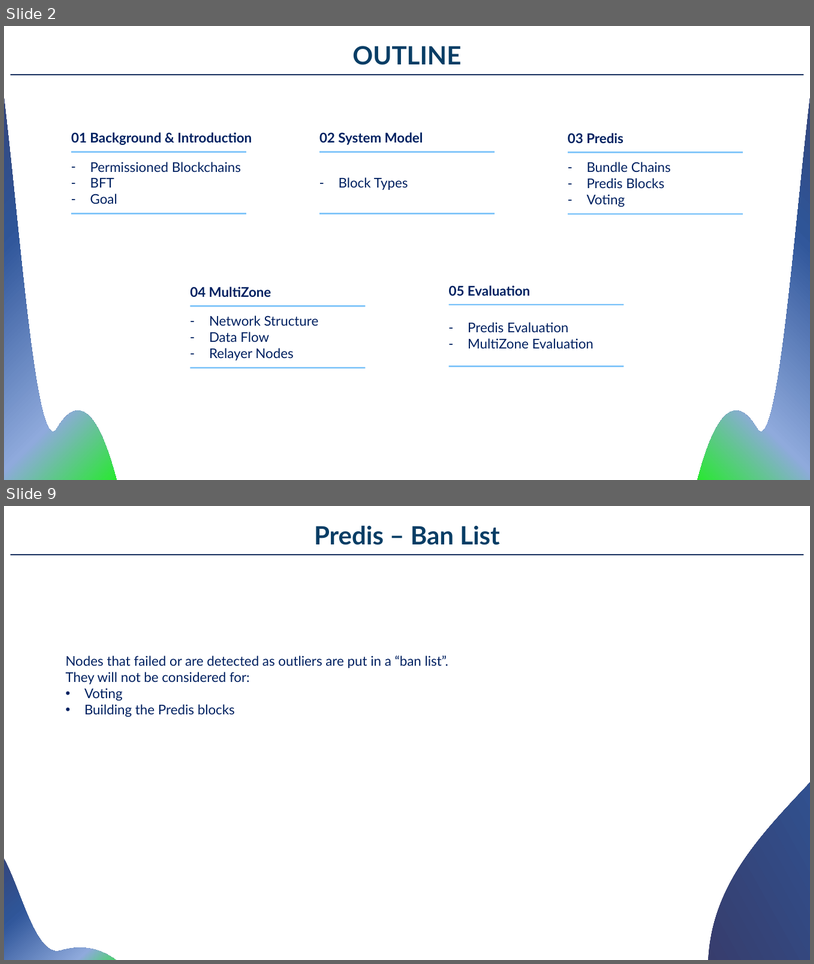
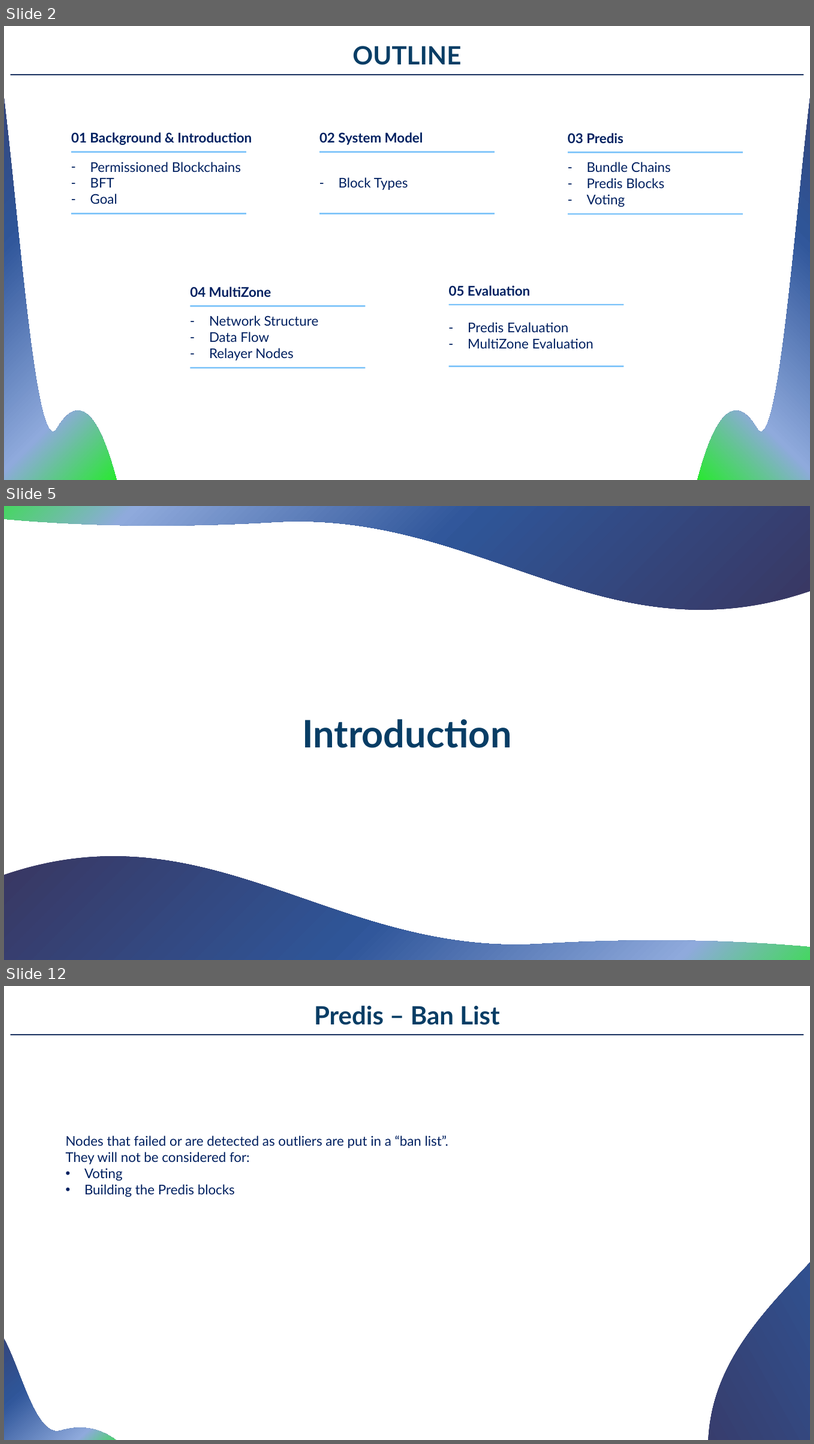
Before and after one commit to MerloSimone/DistributedSystems, a slide deck: PresentationDS.pptx. Shown one above the other, each under a label of ours: slides 2 and 9 before the commit, slides 2, 5 and 12 after it; the slides between them are not shown. The pictures are 814x964 and 814x1444 pixels, drawn with LibreOffice and Linux fonts; fonts in the diff are those of the drawing. Boxes give left, top, right and bottom in pixels: in the first picture for what was removed or moved away, otherwise in the second. Text is boxed around its words. In the diff, an @@ line names an element or a change of style, - is before the commit and + after.

```diff
--- a/PresentationDS.pptx
+++ b/PresentationDS.pptx
@@ slide 5 added at (4,506,810,960), background #FFFFFF @@
@@ freeform shape added at (4,506,810,609), fill gradient #393762 to #2F5597 to #31579B to #8FAADC to #0CFA00 @@
@@ text added at (302,719,512,748), 45 pt, text #083D65, bold @@
+Introduction
@@ group added at (381,782,439,800): 7 freeform shapes, 1 rectangle @@
@@ freeform shape added at (4,856,810,960), fill gradient #393762 to #2F5597 to #31579B to #8FAADC to #0CFA00 @@
@@ what was slide 9 is now slide 12 @@
```
Also in this commit, not shown: 7 slides changed, 6 other slides added.
